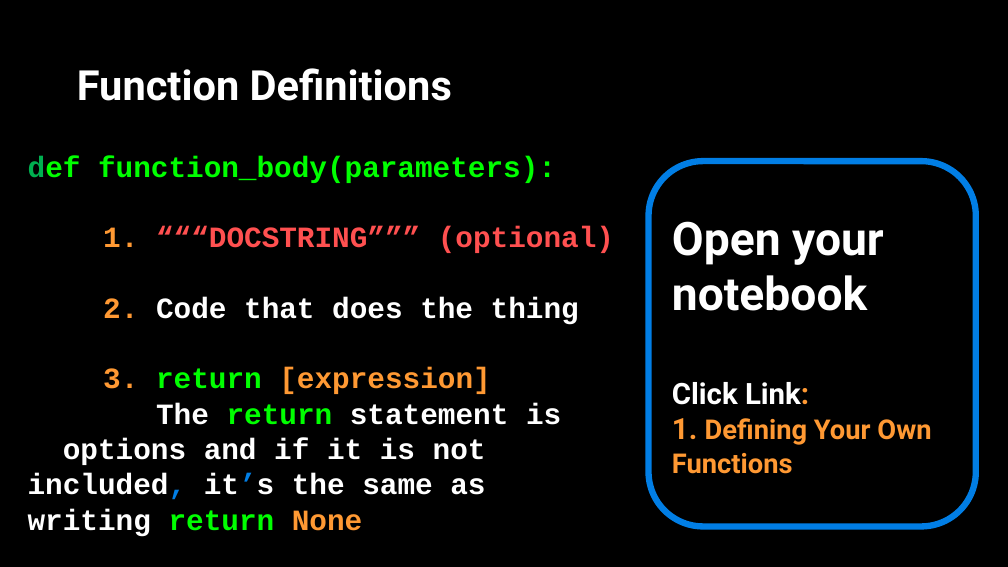
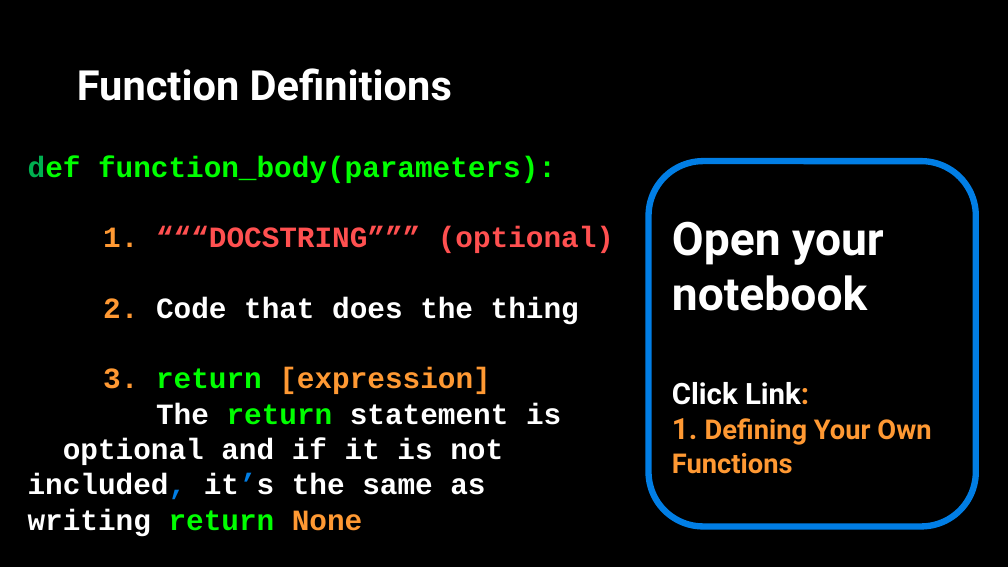
Before and after one commit to APS106/APS106-winter-2022-material, a slide deck: slide 6 of lectures/week2/lecture2/slides/week2_lecture2.pptx. Drawn at 1008x567 pixels with LibreOffice and Linux fonts; fonts in the diff are those of the drawing; background and template pictures are left out. Boxes give left, top, right and bottom in pixels: in the first picture for what was removed or moved away, otherwise in the second. Text is boxed around its words. In the diff, an @@ line names an element or a change of style, - is before the commit and + after.

```diff
--- a/lectures/week2/lecture2/slides/week2_lecture2.pptx
+++ b/lectures/week2/lecture2/slides/week2_lecture2.pptx
@@ text at (28,403,561,537): text changed @@
-The return statement is options and if it is not included, it’s the same as writing return None
+The return statement is optional and if it is not included, it’s the same as writing return None
```
Also in this commit, not shown: 10 other slides changed, 6 slides added, 3 other files.
